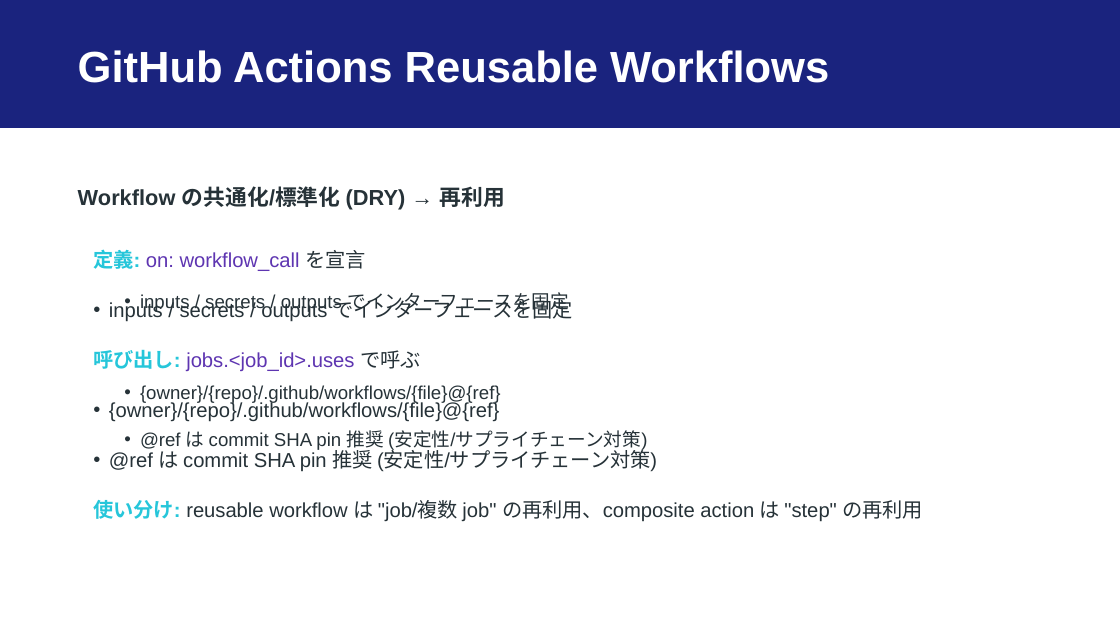
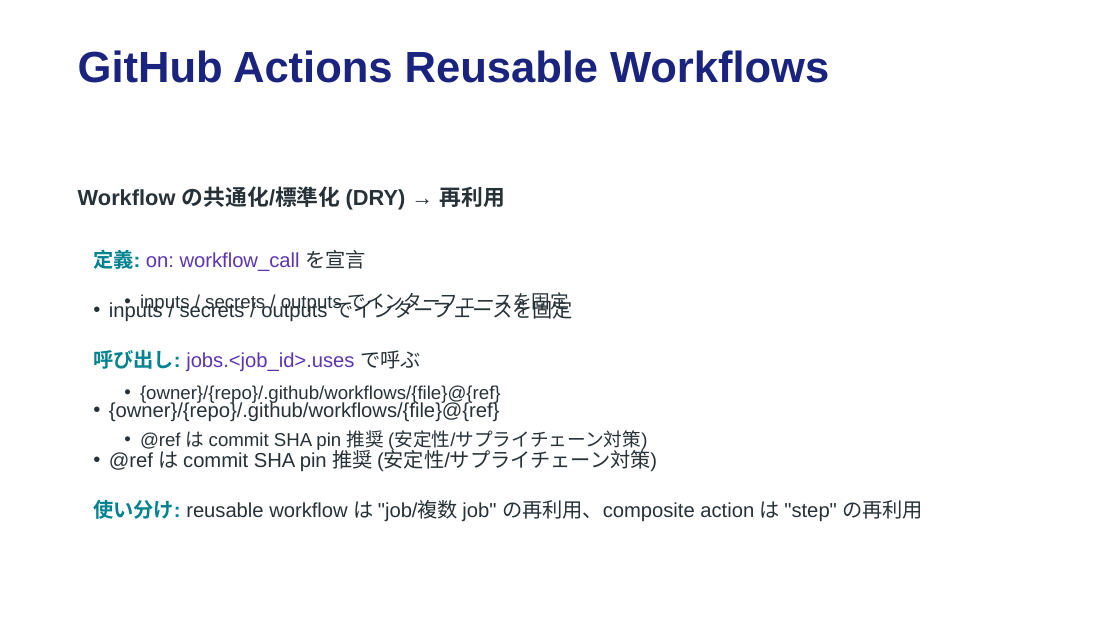
Before and after one commit to dceoy/text-to-slides-lab, a slide deck: slide 6 of workspace/github-actions-copilot.pptx. Drawn at 1120x630 pixels with LibreOffice and Linux fonts; fonts in the diff are those of the drawing. Boxes give left, top, right and bottom in pixels: in the first picture for what was removed or moved away, otherwise in the second. Text is boxed around its words. In the diff, an @@ line names an element or a change of style, - is before the commit and + after.

```diff
--- a/workspace/github-actions-copilot.pptx
+++ b/workspace/github-actions-copilot.pptx
@@ rectangle removed at (x1=0, y1=0, x2=1120, y2=128) @@
@@ text "GitHub Actions Reusable Workflows" at (x1=78, y1=50, x2=829, y2=83): text colour #FFFFFF to #1A237E @@
@@ text at (x1=93, y1=249, x2=923, y2=522): text colour #26C6DA to #00838F in "定義:", "呼び出し:", "使い分け:" @@
```
Also in this commit, not shown: 13 other slides changed, 16 other files.
